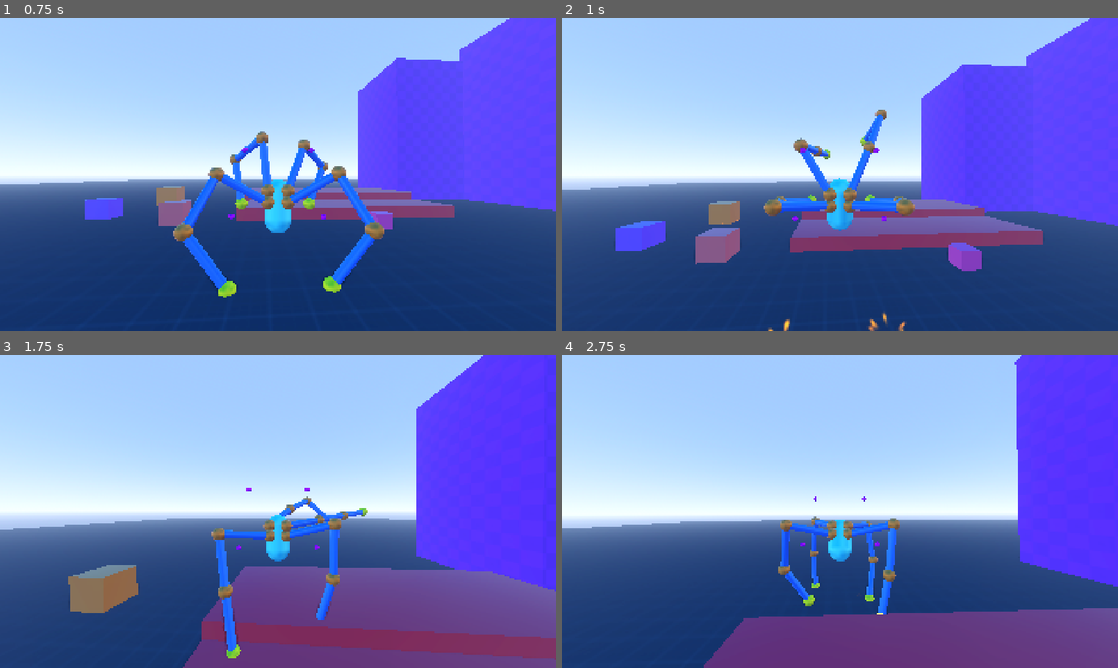
Above: before the commit, frames 1-4 (two rows, left to right).
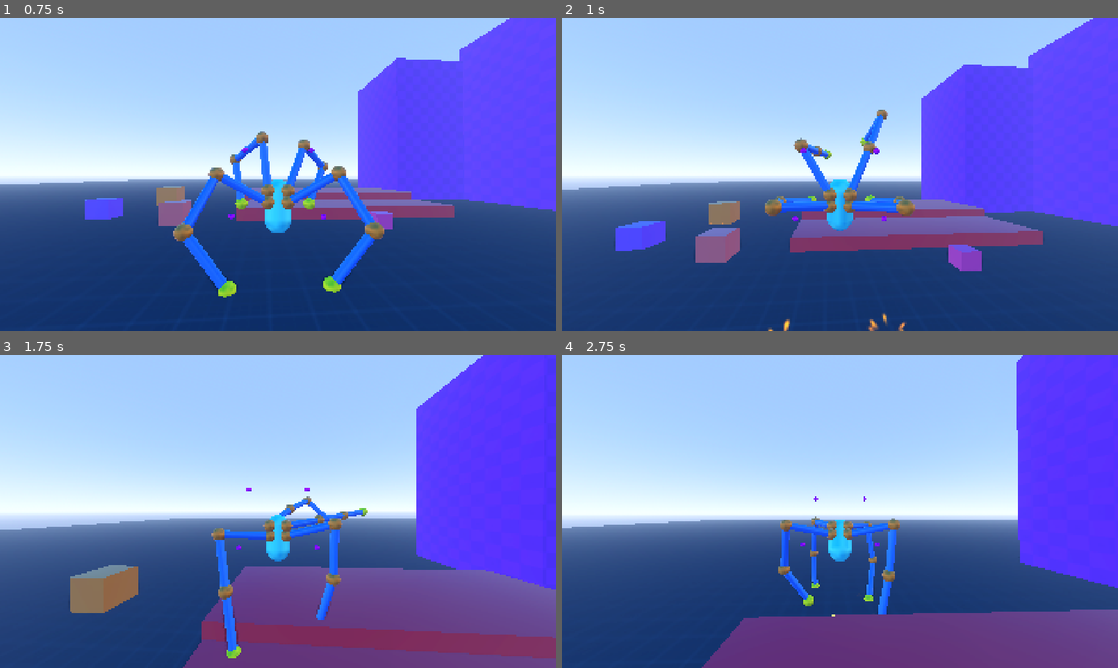
Above: after the commit, the same moments.

Repository: lliamsymonds04/doc-oc
Game: Godot game, scene res://main.tscn
Two runs of this game, one before a commit and one after it. Both use one fixed random seed, a clock stepped at 60 frames per second and the inputs below.
Inputs (mouse positions are in pixels of both pictures, inside the frame that each line leads up to):
- Up to frame 1 (0.75 s): move the mouse to (305, 174) at 0.52 s; hold W (forward) from 0.53 s (still down); hold Shift (sprint) from 0.53 s (still down)
- Up to frame 2 (1 s): keep holding W (forward); keep holding Shift (sprint); tap Space (jump) at 0.77 s
- Up to frame 3 (1.75 s): keep holding W (forward); move the mouse to (250, 511) at 1.27 s; release Shift (sprint) at 1.28 s; tap Shift (sprint) at 1.35 s; tap Space (jump) at 1.52 s
- Up to frame 4 (2.75 s): keep holding W (forward); move the mouse to (851, 505) at 2.02 s; hold Shift (sprint) from 2.03 s (still down)

Frame 1 is identical in both runs. In frame 2, 0.7% of the frame differs, in the area x 3-100%, y 0-100%; in frame 3, 0.4%; in frame 4, 0.5%.

Commit message:
feat: step effect suppressant improved

Diff:
--- a/systems/inverse_kinematics/arm_mount.gd
+++ b/systems/inverse_kinematics/arm_mount.gd
@@ -12,6 +12,8 @@
 
 @export var servo_volume: float = -15.0
 @export var servo_debounce: float = 0.1
+
+const EFFECT_SAME_BEAT_WINDOW: float = 0.15
 
 @export_category("Idle targeting")
 @export var idle_sway_x: float = 0.0
@@ -39,6 +41,7 @@
 var wall_surface_normal: Vector3 = Vector3.ZERO
 var _sway_time: float = 0.0
 var step_effect_debounce: float = 0.0
+var last_effect_time: float = -INF
 
 var target_world: Vector3
 var _cached_target_world: Vector3
@@ -75,7 +78,7 @@
 		_audio_player.stream = p.step_sound
 		_audio_player.top_level = true
 		add_child(_audio_player)
-		arm.step_landed.connect(_play_audio)
+		arm.step_landed.connect(_play_landed_sound)
 
 	arm.step_landed.connect(_shake_camera)
 
@@ -89,32 +92,44 @@
 
 	return arm
 
-func _play_audio(pos, _normal) -> void:
-	if diagonal_mount.step_effect_debounce > 0.0:
+func _step_effect_suppressed() -> bool:
+	var now := Time.get_ticks_msec() / 1000.0
+	return now - horizontal_mount.last_effect_time < EFFECT_SAME_BEAT_WINDOW \
+		or now - diagonal_mount.last_effect_time < EFFECT_SAME_BEAT_WINDOW
+
+func _stamp_effect() -> void:
+	last_effect_time = Time.get_ticks_msec() / 1000.0
+
+func _play_landed_sound(pos, _normal) -> void:
+	if _step_effect_suppressed():
 		return
 
 	_audio_player.reset_physics_interpolation()
 	_audio_player.position = pos
 	_audio_player.volume_db = footstep_volume
 	step_effect_debounce = footstep_effect_debounce
+	_stamp_effect()
 
 	AudioUtil.play_with_pitch(_audio_player)
 
 func _play_servo(_pos, _normal) -> void:
-	if diagonal_mount.step_effect_debounce > 0.0:
+	if _step_effect_suppressed():
 		return
 
 	_servo_player.volume_db = servo_volume
 	step_effect_debounce = servo_debounce
+	_stamp_effect()
 
 	AudioUtil.play_with_pitch(_servo_player)
 
 func _shake_camera(_pos: Vector3, _normal: Vector3) -> void:
-	if diagonal_mount.step_effect_debounce > 0.0:
+	if _step_effect_suppressed():
 		return
 
 	step_effect_debounce = footstep_effect_debounce
-	player.camera_controller.add_trauma(player.step_trauma)
+	_stamp_effect()
+	var trauma = player.sprint_step_trauma if player.is_sprinting() else player.step_trauma
+	player.camera_controller.add_trauma(trauma)
 
 func compute_idle_target() -> Vector3:
 	if idle_target == null:
--- a/systems/player/player_controller.gd
+++ b/systems/player/player_controller.gd
@@ -15,6 +15,7 @@
 @export_category("visuals")
 @export var step_vfx: PackedScene
 @export var step_trauma: float = 0.3
+@export var sprint_step_trauma: float = 0.15
 
 @export_category("Audio")
 @export var step_sound: AudioStreamOggVorbis
@@ -72,6 +73,9 @@
 func all_mounts() -> Array[ArmMount]:
 	return leg_mounts + arm_mounts
 
+func is_sprinting() -> bool:
+	return _current is GroundedState and _current.is_sprinting
+
 func set_state(id: StateID) -> void:
 	if _current == _states[id]:
 		return
